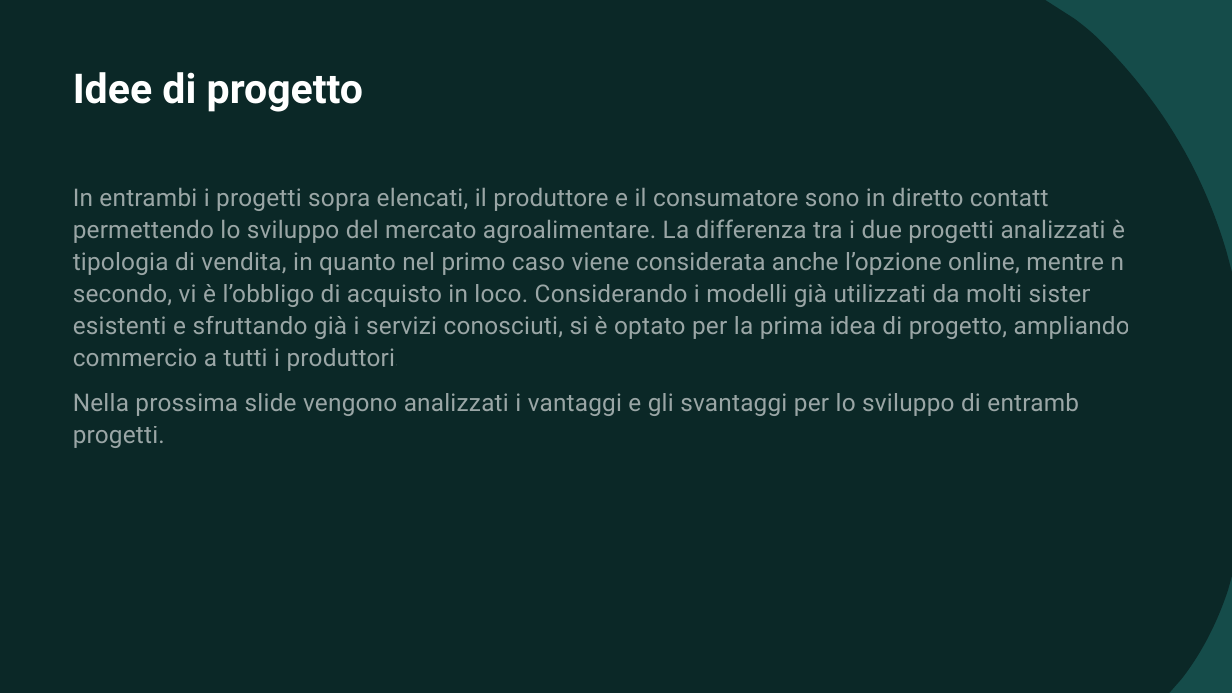
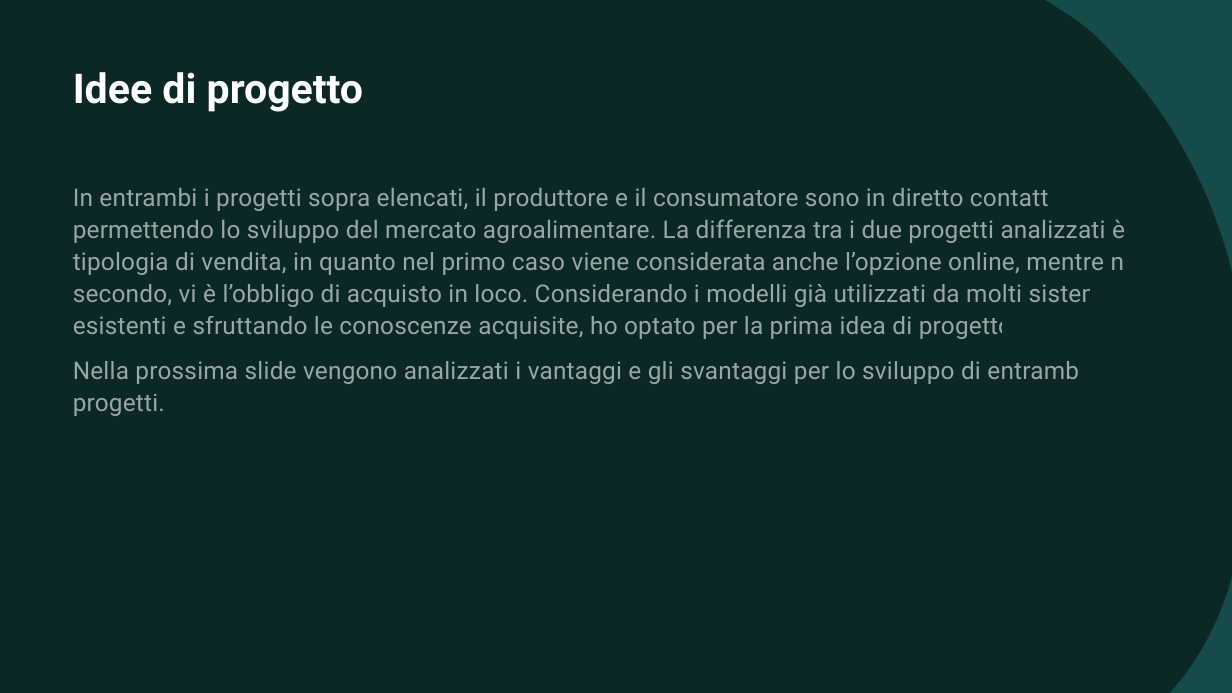
Before and after one commit to pietroclemente92/Demetra, a slide deck: slide 19 of Documenti/Presentazione Demetra.pptx. Drawn at 1232x693 pixels with LibreOffice and Linux fonts; fonts in the diff are those of the drawing. Boxes give left, top, right and bottom in pixels: in the first picture for what was removed or moved away, otherwise in the second. Text is boxed around its words. In the diff, an @@ line names an element or a change of style, - is before the commit and + after.

```diff
--- a/Documenti/Presentazione Demetra.pptx
+++ b/Documenti/Presentazione Demetra.pptx
@@ text at [73,188,1144,339]: text changed @@
-In entrambi i progetti sopra elencati, il produttore e il consumatore sono in diretto contatto, permettendo lo sviluppo del mercato agroalimentare. La differenza tra i due progetti analizzati è la tipologia di vendita, in quanto nel primo caso viene considerata anche l’opzione online, mentre nel secondo, vi è l’obbligo di acquisto in loco. Considerando i modelli già utilizzati da molti sistemi esistenti e sfruttando già i servizi conosciuti, si è optato per la prima idea di progetto, ampliando il commercio a tutti i produttori.
+In entrambi i progetti sopra elencati, il produttore e il consumatore sono in diretto contatto, permettendo lo sviluppo del mercato agroalimentare. La differenza tra i due progetti analizzati è la tipologia di vendita, in quanto nel primo caso viene considerata anche l’opzione online, mentre nel secondo, vi è l’obbligo di acquisto in loco. Considerando i modelli già utilizzati da molti sistemi esistenti e sfruttando le conoscenze acquisite, ho optato per la prima idea di progetto.
```
Also in this commit, not shown: 3 other slides changed.
